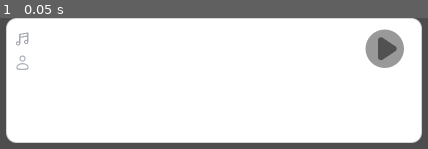
Above: before the commit, frame 1.
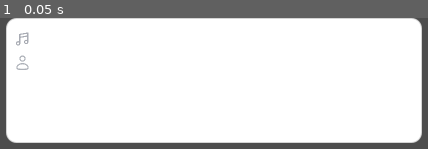
Above: after the commit, the same moment.

Repository: xingguix/wait-ive-heard-this
Game: Godot game, scene res://card.tscn
Two runs of this game, one before a commit and one after it. Both use one fixed random seed, a clock stepped at 60 frames per second and the inputs below. This scene is started directly instead of the project's main scene.
Inputs:
- Up to frame 1 (0.05 s): no input

The runs differ from the first frame. In frame 1, 2.1% of the frame differs, in the area x 85-95%, y 8-39%.

Commit message:
Group song lines into cards & extract LineLabel
Consolidate lyric lines into a single Card per song and extract the line UI into its own scene.

- main.gd: added resolve_search_result to merge search results by title+artist so each song yields one Card with multiple lines.
- card.gd: switched to arrays (lines, line_ids, start_times, end_times), dynamically instantiate LineLabel instances from new line.tscn, propagate timings, and forward line press signals.
- line.gd: new LineLabel class (signals for click/double-click), formats start/end times and handles button input.
- card.tscn: removed embedded Line/PlayButton resources and style, added a LineContainer placeholder and updated scene metadata.
- Added new line.tscn scene for LineLabel.

This refactor enables multiple lyric lines per song card and click-to-play interactions for individual lines.

Diff:
--- a/card.tscn
+++ b/card.tscn
@@ -1,11 +1,9 @@
-[gd_scene format=3 uid="uid://dbwm1w6bp81nw"]
+[gd_scene format=3 uid="uid://cwwoursdwxn6l"]
 
 [ext_resource type="Script" uid="uid://coqn1wi52grtq" path="res://scripts/card.gd" id="1_kikvd"]
 [ext_resource type="Script" uid="uid://cyqsyudsw24d2" path="res://scripts/control.gd" id="2_rjlel"]
 [ext_resource type="Texture2D" uid="uid://cuyn83y5170fl" path="res://resources/音乐.svg" id="3_q5obu"]
 [ext_resource type="Texture2D" uid="uid://dns06db1p66fm" path="res://resources/歌手.svg" id="4_e484p"]
-[ext_resource type="Script" uid="uid://bs3ychgd26je3" path="res://scripts/line.gd" id="5_1i5pp"]
-[ext_resource type="Texture2D" uid="uid://bb0kn0w4qsr22" path="res://resources/播放.svg" id="5_fpac0"]
 
 [sub_resource type="StyleBoxFlat" id="StyleBoxFlat_rjlel"]
 bg_color = Color(1, 1, 1, 1)
@@ -18,12 +16,6 @@
 corner_radius_top_right = 20
 corner_radius_bottom_right = 20
 corner_radius_bottom_left = 20
-
-[sub_resource type="StyleBoxFlat" id="StyleBoxFlat_1i5pp"]
-corner_radius_top_left = 100
-corner_radius_top_right = 100
-corner_radius_bottom_right = 100
-corner_radius_bottom_left = 100
 
 [node name="Card" type="Panel" unique_id=151077206]
 custom_minimum_size = Vector2(0, 250)
@@ -109,44 +101,5 @@
 theme_override_font_sizes/font_size = 30
 text = "Taylor Swift"
 
-[node name="Line" type="Label" parent="VBoxContainer" unique_id=1721316643]
+[node name="LineContainer" type="VBoxContainer" parent="VBoxContainer" unique_id=32695144]
 layout_mode = 2
-theme_override_colors/font_color = Color(0.24477637, 0.24477643, 0.24477634, 1)
-theme_override_font_sizes/font_size = 30
-text = "    Romeo, take me somewhere we can be alone."
-autowrap_mode = 3
-script = ExtResource("5_1i5pp")
-
-[node name="PlayButton" type="TextureButton" parent="." unique_id=1030699799]
-z_index = 1
-layout_mode = 1
-anchors_preset = 1
-anchor_left = 1.0
-anchor_right = 1.0
-offset_left = -103.0
-offset_top = 33.0
-offset_right = -46.0
-offset_bottom = 90.0
-grow_horizontal = 0
-texture_normal = ExtResource("5_fpac0")
-ignore_texture_size = true
-stretch_mode = 4
-
-[node name="Panel" type="Panel" parent="PlayButton" unique_id=636835031]
-z_index = -1
-layout_mode = 1
-anchors_preset = 8
-anchor_left = 0.5
-anchor_top = 0.5
-anchor_right = 0.5
-anchor_bottom = 0.5
-offset_left = -38.5
-offset_top = -38.5
-offset_right = 38.5
-offset_bottom = 38.5
-grow_horizontal = 2
-grow_vertical = 2
-mouse_filter = 2
-theme_override_styles/panel = SubResource("StyleBoxFlat_1i5pp")
-
-[connection signal="pressed" from="PlayButton" to="." method="_on_play_button_pressed"]
--- /dev/null
+++ b/line.tscn
@@ -0,0 +1,22 @@
+[gd_scene format=3 uid="uid://chlmpbv1vea06"]
+
+[ext_resource type="Script" uid="uid://bs3ychgd26je3" path="res://scripts/line.gd" id="1_084u5"]
+
+[node name="Line" type="Label" unique_id=401124211]
+offset_right = 800.0
+offset_bottom = 98.0
+theme_override_colors/font_color = Color(0.24477637, 0.24477643, 0.24477634, 1)
+theme_override_font_sizes/font_size = 30
+text = "    Romeo, take me somewhere we can be alone."
+autowrap_mode = 3
+script = ExtResource("1_084u5")
+
+[node name="Button" type="Button" parent="." unique_id=311893259]
+modulate = Color(1, 1, 1, 0)
+layout_mode = 1
+anchors_preset = 15
+anchor_right = 1.0
+anchor_bottom = 1.0
+grow_horizontal = 2
+grow_vertical = 2
+metadata/_edit_lock_ = true
--- a/main.gd
+++ b/main.gd
@@ -3,14 +3,43 @@
 @onready var card_control: CardControl = $ScrollContainer/VBoxContainer/CardControl
 @onready var player: AudioStreamPlayer = $AudioStreamPlayer
 
+class Song:
+	var title: String
+	var artist: String
+
+func resolve_search_result(result: Array):
+	#for i in result:
+		#var card = Card.new_card(i["title"], i["artist"], i["line"], i["line_id"], i["start_time"], i["end_time"])
+		#card_control.add_card(card)
+		#card.request_line_ogg.connect(request_and_play_line_ogg)
+	var song_and_card: Dictionary[Song, Card]
+	for i in result:
+		var song_card_existed: bool = false
+		for j in song_and_card.keys():
+			if i["title"] == j.title and i["artist"] == j.artist:
+				song_card_existed = true
+				song_and_card[j].lines.append(i["line"])
+				song_and_card[j].line_ids.append(i["line_id"])
+				song_and_card[j].start_times.append(i["start_time"])
+				song_and_card[j].end_times.append(i["end_time"])
+				break
+		if song_card_existed:
+			continue
+		# 否则就是没有相应的卡片, 直接添加:
+		var card = Card.new_card(i["title"], i["artist"], i["line"], i["line_id"], i["start_time"], i["end_time"])
+		card.request_line_ogg.connect(request_and_play_line_ogg)
+		card_control.add_card(card)
+		var song: Song = Song.new()
+		song.title = card.title
+		song.artist = card.artist
+		song_and_card[song] = card
+
 func search_and_add(word: String):
 	Connector.search_word(word)
 	var result = await Connector.request_completed
 	card_control.clear()
-	for i in result:
-		var card = Card.new_card(i["title"], i["artist"], i["line"], i["line_id"], i["start_time"], i["end_time"])
-		card_control.add_card(card)
-		card.request_line_ogg.connect(request_and_play_line_ogg)
+	resolve_search_result(result)
+
 
 func request_and_play_line_ogg(line_id: int):
 	Connector.get_line_ogg(line_id)
--- a/scripts/card.gd
+++ b/scripts/card.gd
@@ -1,13 +1,17 @@
 class_name Card extends Panel
 
 static var scene_file = preload("res://card.tscn")
+static var line_file = preload("res://line.tscn")
+
+
+@onready var line_container: VBoxContainer = $VBoxContainer/LineContainer
 
 @export var title: String
 @export var artist: String
-@export var line: String
-@export var line_id: int
-@export var start_time: float
-@export var end_time: float
+@export var lines: Array[String]
+@export var line_ids: Array[int]
+@export var start_times: Array[int]
+@export var end_times: Array[int] # 太乱了 有时间改成数据class
 
 signal request_line_ogg(_line_id: int)
 
@@ -19,18 +23,37 @@
 	custom_minimum_size.y = new_minimize_size_y + 60
 	$VBoxContainer/SongName/Song.text = title
 	$VBoxContainer/Artist/Artist.text = artist
-	$VBoxContainer/Line.set_line_text(line)
+	var line_labels: Array[Node] = line_container.get_children()
+	if len(line_labels) < len(lines):
+		for _i in range(len(lines)-len(line_labels)):
+			var new_line: LineLabel = line_file.instantiate()
+			new_line.on_line_pressed.connect(_on_line_pressed)
+			line_container.add_child(new_line)
+			line_labels.append(new_line)
+
+	elif len(line_labels) > len(lines):
+		for i in range(len(line_labels) - len(lines)):
+			line_container.remove_child(line_labels.pop_front())
+
+	for i in range(len(lines)):
+		if line_labels[i] is LineLabel:
+			line_labels[i].set_line_text(lines[i])
+			line_labels[i].line_id = line_ids[i]
+			# 确保id和line顺序一致!
+			line_labels[i].start_time = start_times[i]
+			line_labels[i].end_time = end_times[i]
+
 
 static func new_card(new_title: String, new_artist: String, new_line: String, new_line_id: int, new_start_time: float, new_end_time: float) -> Card:
 	var card: Card = scene_file.instantiate()
 	card.title = new_title
 	card.artist = new_artist
-	card.line = new_line
-	card.line_id = new_line_id
-	card.start_time = new_start_time
-	card.end_time = new_end_time
+	card.lines = [new_line]
+	card.line_ids = [new_line_id]
+	card.start_times = [new_start_time]
+	card.end_times = [new_end_time]
 	return card
 
 
-func _on_play_button_pressed() -> void:
+func _on_line_pressed(line_id: int) -> void:
 	emit_signal("request_line_ogg", line_id)
--- a/scripts/line.gd
+++ b/scripts/line.gd
@@ -1,5 +1,28 @@
-extends Label
+class_name LineLabel extends Label
 
+signal on_line_pressed(line_id: int)
+signal on_line_double_pressed(line_id: int)
+
+@onready var button = $Button
+var line_id: int = -1
+var start_time: float
+var end_time: float
+
+func format_time(seconds: float) -> String:
+	@warning_ignore("integer_division")
+	var mins := int(seconds) / 60
+	var secs := int(seconds) % 60
+	return "%s:%02d" % [mins, secs]
 
 func set_line_text(_text: String):
-	text = "    " + _text
+	text = "· " + _text + "    🕐%s ~ %s" % [format_time(start_time), format_time(end_time)]
+
+func _ready():
+	button.gui_input.connect(_on_button_gui_input)
+
+func _on_button_gui_input(event: InputEvent):
+	if event is InputEventMouseButton and event.button_index == MOUSE_BUTTON_LEFT and event.pressed:
+		if event.double_click:
+			emit_signal("on_line_double_pressed", line_id)
+		else:
+			emit_signal("on_line_pressed", line_id)
